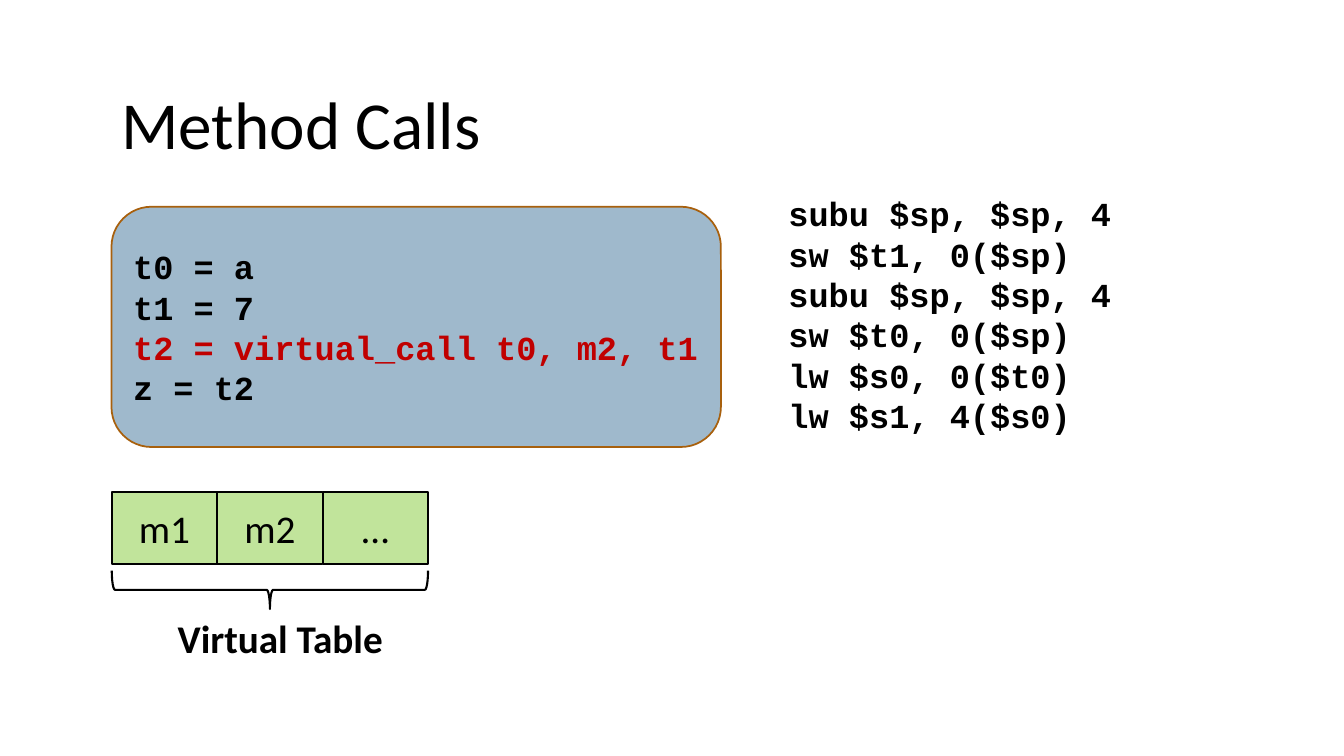
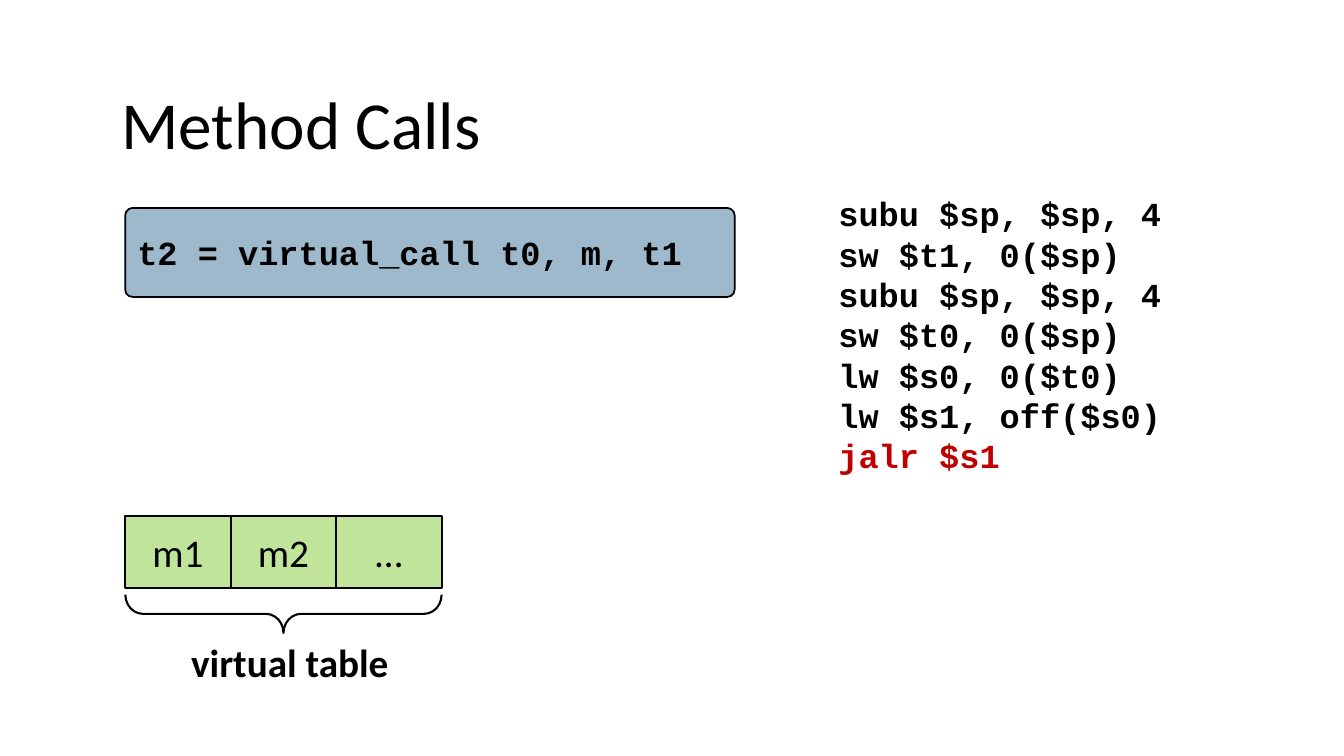
Before and after one commit to nivshani/compilation, a slide deck: slide 97 of slides/codegen.pptx (slide 95 before the commit). Drawn at 1344x756 pixels with LibreOffice and Linux fonts; fonts in the diff are those of the drawing. Boxes give left, top, right and bottom in pixels: in the first picture for what was removed or moved away, otherwise in the second. Text is boxed around its words. In the diff, an @@ line names an element or a change of style, - is before the commit and + after.

```diff
--- a/slides/codegen.pptx
+++ b/slides/codegen.pptx
@@ rounded rectangle "t2 = virtual_call t0, m, ...": place and size @@
-rounded rectangle "t2 = virtual_call t0, m, ..." at [112, 207, 722, 447]
+rounded rectangle "t2 = virtual_call t0, m, ..." at [125, 208, 735, 296]
@@ rounded rectangle "t2 = virtual_call t0, m, ..." at [125, 208, 735, 296]: outline #A9610D 1.25 pt to #000000 1.25 pt; proportions changed @@
@@ text "subu $sp, $sp, 4": place and size @@
-text "subu $sp, $sp, 4" at [788, 202, 1111, 435]
+text "subu $sp, $sp, 4" at [838, 202, 1161, 475]
@@ text in rounded rectangle at [137, 241, 681, 271]: text changed; text colour #C00000 to #000000 @@
-t0 = a
-t1 = 7
-t2 = virtual_call t0, m2, t1
-z = t2
+t2 = virtual_call t0, m, t1
@@ text at [838, 404, 1161, 475]: text changed @@
-lw $s1, 4($s0)
+lw $s1, off($s0)
+jalr $s1
@@ 3 rectangles, 1 left brace: place and size @@
-3 rectangles, 1 left brace at [112, 492, 429, 609]
+3 rectangles, 1 left brace at [125, 516, 443, 633]
@@ left brace at [125, 595, 442, 633]: proportions changed @@
@@ text at [191, 649, 389, 678]: text changed @@
-Virtual Table
+virtual table
```
Also in this commit, not shown: 17 other slides changed, 5 slides added, 1 other file.
